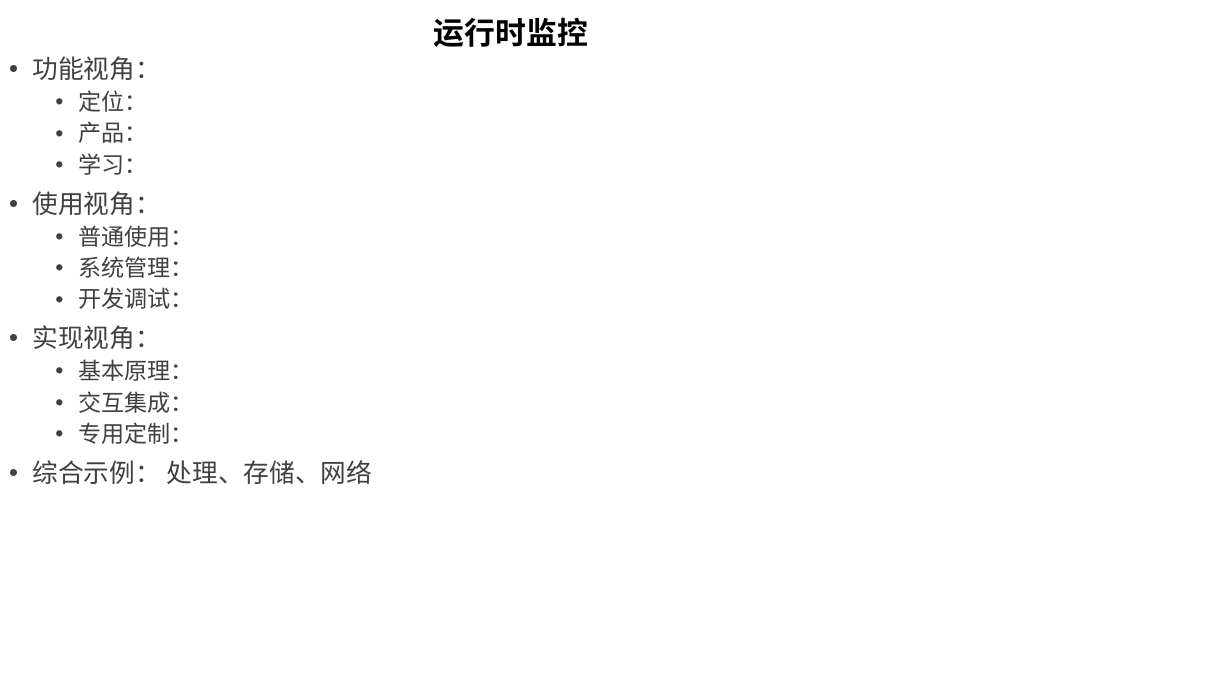
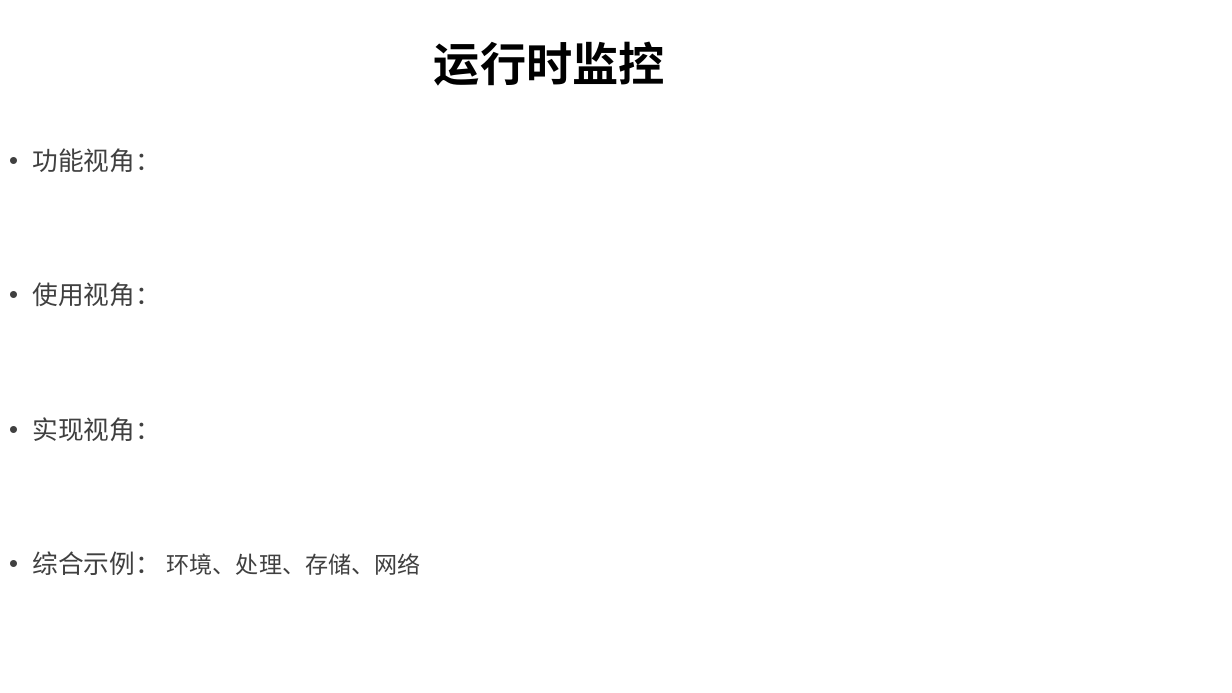
Before and after one commit to GavinKoeng/it-talks, a slide deck: slide 4 of it-talks.pptx. Drawn at 1232x693 pixels with LibreOffice and Linux fonts; fonts in the diff are those of the drawing. Boxes give left, top, right and bottom in pixels: in the first picture for what was removed or moved away, otherwise in the second. Text is boxed around its words. In the diff, an @@ line names an element or a change of style, - is before the commit and + after.

Commit message:
toolchains: runtime-xxx：完成"运行时监控"视频组提纲

```diff
--- a/it-talks.pptx
+++ b/it-talks.pptx
@@ title "运行时监控": place and size @@
-title "运行时监控" at (434,17,588,47)
+title "运行时监控" at (434,41,665,86)
@@ title "运行时监控" at (434,41,665,86): size 24 to 36 pt @@
@@ text at (79,90,148,175): paragraphs removed @@
-  • 定位：
-  • 产品：
-  • 学习：
@@ text "功能视角：": place and size @@
-text "功能视角：" at (32,56,373,484)
+text "功能视角：" at (32,148,421,575)
@@ text at (79,225,194,309): paragraphs removed @@
-  • 普通使用：
-  • 系统管理：
-  • 开发调试：
@@ text at (32,551,421,575): text changed @@
-  • 基本原理：
-  • 交互集成：
-  • 专用定制：
-• 综合示例： 处理、存储、网络
+• 综合示例： 环境、处理、存储、网络
```
Also in this commit, not shown: 3 slides added, 1 other file.
